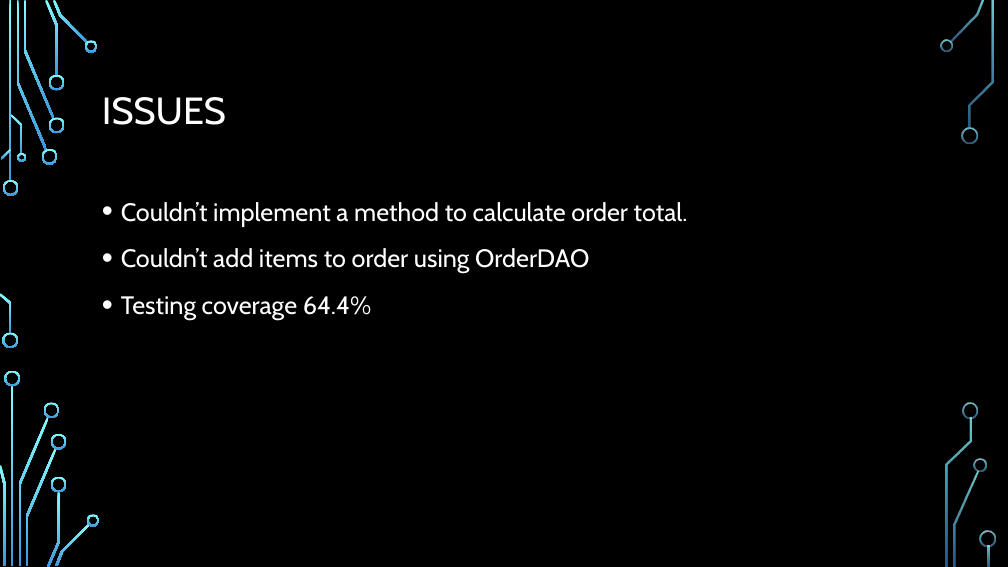
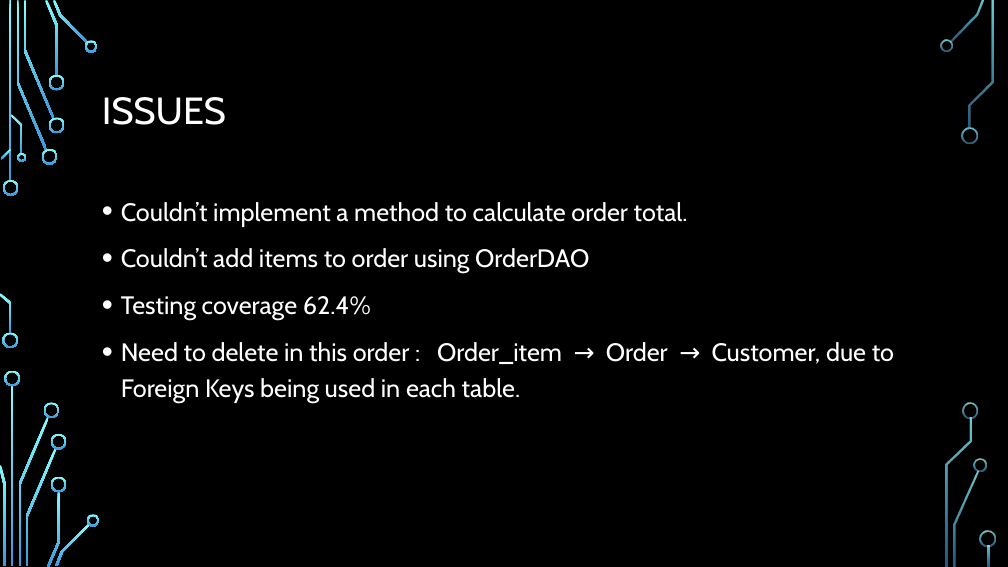
Before and after one commit to sanchayarun/QA_IMS_Project, a slide deck: slide 13 of documentation/IMS_Presentation.pptx. Drawn at 1008x567 pixels with LibreOffice and Linux fonts; fonts in the diff are those of the drawing; background and template pictures are left out. Boxes give left, top, right and bottom in pixels: in the first picture for what was removed or moved away, otherwise in the second. Text is boxed around its words. In the diff, an @@ line names an element or a change of style, - is before the commit and + after.

Commit message:
presentation typo fixed

```diff
--- a/documentation/IMS_Presentation.pptx
+++ b/documentation/IMS_Presentation.pptx
@@ text at [121,296,894,403]: text changed @@
-• Testing coverage 64.4%
+• Testing coverage 62.4%
+• Need to delete in this order : Order_item → Order → Customer, due to Foreign Keys being used in each table.
```
